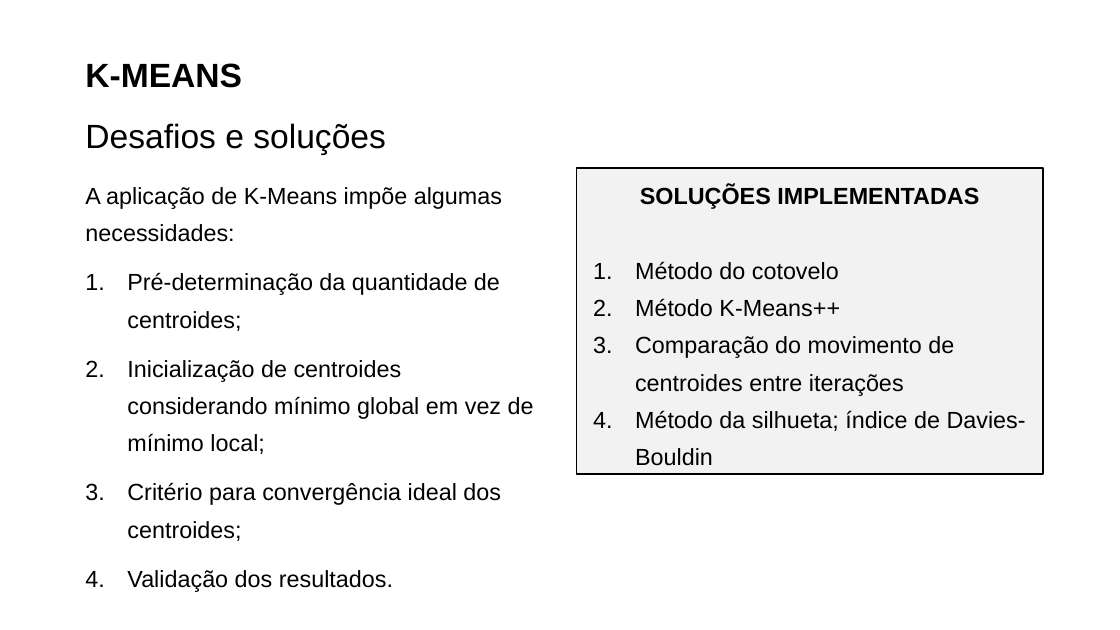
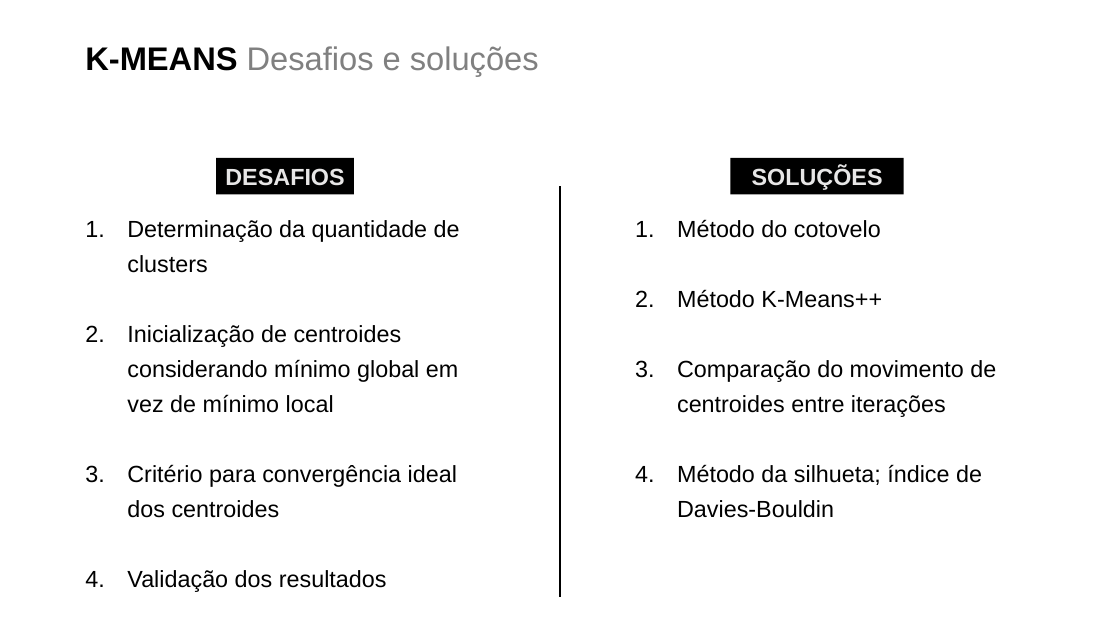
Before and after one commit to rodolfo-viana/mba_esalq, a slide deck: slide 7 of prd/WIP_apresentacao.pptx. Drawn at 1120x630 pixels with LibreOffice and Linux fonts; fonts in the diff are those of the drawing; background and template pictures are left out. Boxes give left, top, right and bottom in pixels: in the first picture for what was removed or moved away, otherwise in the second. Text is boxed around its words. In the diff, an @@ line names an element or a change of style, - is before the commit and + after.

Commit message:
Fixed typo; updated presentation

```diff
--- a/prd/WIP_apresentacao.pptx
+++ b/prd/WIP_apresentacao.pptx
@@ title "K-MEANS Desafios e soluções" at bbox=[85, 46, 539, 76]: size 28.8 to 28 pt; text colour #000000 to #808080 in "Desafios e soluções"; line spacing 1.5 to 1; vertical alignment middle to top @@
@@ rectangle added at bbox=[216, 158, 354, 195], fill #000000, 20 pt, text #E7E6E6, bold @@
+DESAFIOS
@@ text "Método do cotovelo": place and size @@
-text "Método do cotovelo" at bbox=[576, 168, 1043, 474]
+text "Método do cotovelo" at bbox=[677, 219, 996, 518]
@@ text "Método do cotovelo" at bbox=[677, 219, 996, 518]: line spacing 32pt to 30pt; fill #F2F2F2 to none; outline #000000 1.5 pt to none @@
@@ rectangle added at bbox=[731, 158, 904, 195], fill #000000, 20 pt, text #E7E6E6, bold @@
+SOLUÇÕES
@@ line added from (560, 597) to (560, 186), #000000 1.5 pt @@
@@ text at bbox=[640, 185, 979, 209]: paragraph removed @@
-SOLUÇÕES IMPLEMENTADAS
@@ text at bbox=[127, 220, 460, 592]: text changed @@
-A aplicação de K-Means impõe algumas necessidades:
-1. Pré-determinação da quantidade de centroides;
-2. Inicialização de centroides considerando mínimo global em vez de mínimo local;
-3. Critério para convergência ideal dos centroides;
-4. Validação dos resultados.
+1. Determinação da quantidade de clusters
+2. Inicialização de centroides considerando mínimo global em vez de mínimo local
+3. Critério para convergência ideal dos centroides
+4. Validação dos resultados
```
Also in this commit, not shown: 7 other slides changed, 5 slides added, 2 other files.
